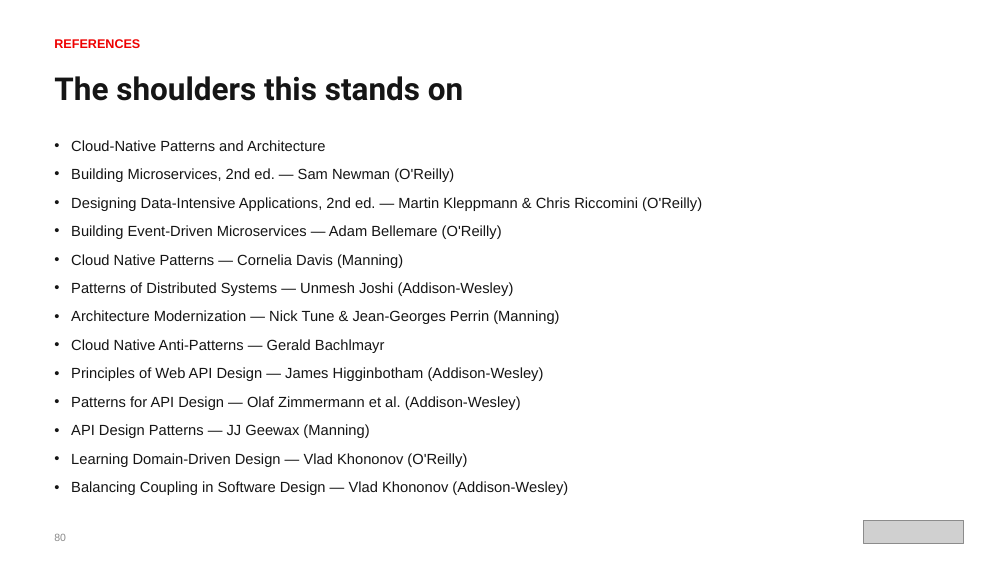
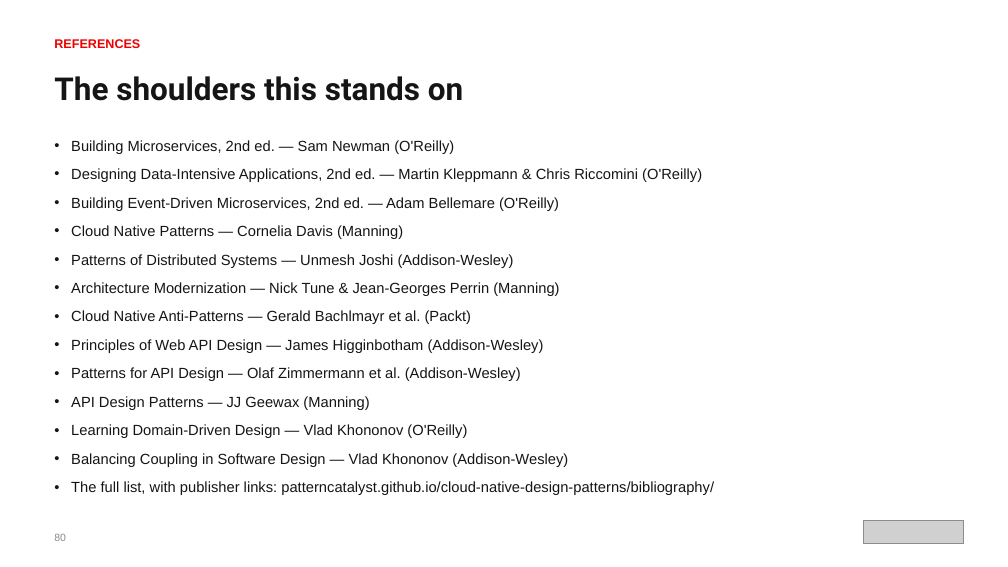
Before and after one commit to patterncatalyst/cloud-native-design-patterns, a slide deck: slide 94 of lgtm-presentation/Designing-Cloud-Native-APIs-Go.pptx. Drawn at 1008x567 pixels with LibreOffice and Linux fonts; fonts in the diff are those of the drawing; grey boxes stand for pictures. Boxes give left, top, right and bottom in pixels: in the first picture for what was removed or moved away, otherwise in the second. Text is boxed around its words. In the diff, an @@ line names an element or a change of style, - is before the commit and + after.

```diff
--- a/lgtm-presentation/Designing-Cloud-Native-APIs-Go.pptx
+++ b/lgtm-presentation/Designing-Cloud-Native-APIs-Go.pptx
@@ text at [71, 140, 325, 151]: paragraph removed @@
-• Cloud-Native Patterns and Architecture
@@ text at [71, 140, 454, 154]: less space between paragraphs @@
@@ text at [71, 197, 559, 211]: text changed @@
-• Building Event-Driven Microservices — Adam Bellemare (O'Reilly)
+• Building Event-Driven Microservices, 2nd ed. — Adam Bellemare (O'Reilly)
@@ text at [71, 310, 472, 324]: text changed @@
-• Cloud Native Anti-Patterns — Gerald Bachlmayr
+• Cloud Native Anti-Patterns — Gerald Bachlmayr et al. (Packt)
@@ text at [71, 481, 714, 495]: paragraph added @@
+• The full list, with publisher links: patterncatalyst.github.io/cloud-native-design-patterns/bibliography/
```
Also in this commit, not shown: 17 other files.
